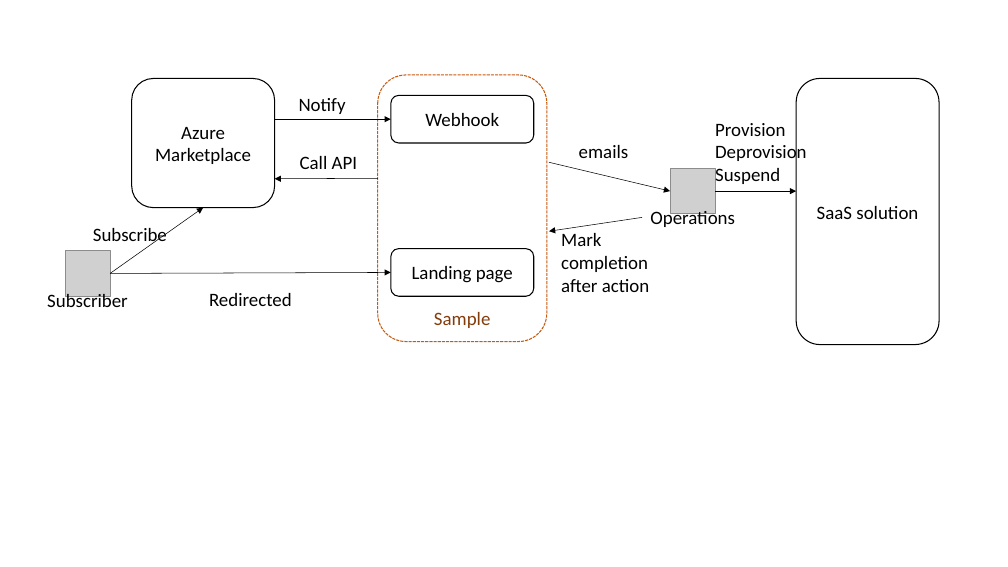
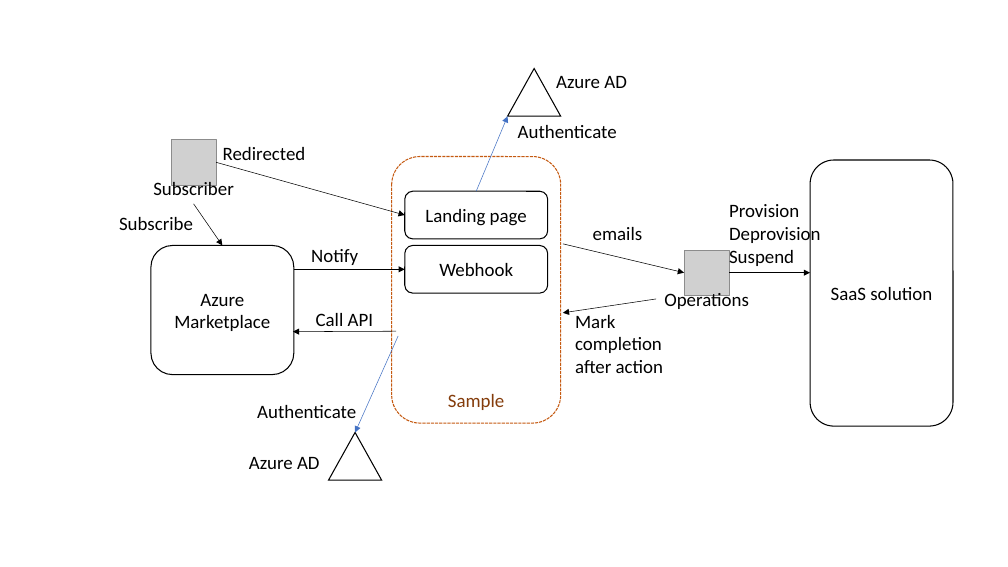
Before and after one commit to Ercenk/ContosoAMPBasic, a slide deck: slide 1 of Docs/figures.pptx. Drawn at 1008x567 pixels with LibreOffice and Linux fonts; fonts in the diff are those of the drawing; grey boxes stand for pictures. Boxes give left, top, right and bottom in pixels: in the first picture for what was removed or moved away, otherwise in the second. Text is boxed around its words. In the diff, an @@ line names an element or a change of style, - is before the commit and + after.

```diff
--- a/Docs/figures.pptx
+++ b/Docs/figures.pptx
@@ triangle added at (507, 69, 560, 116), outline #000000 1 pt @@
@@ text added at (556, 76, 627, 88), 18 pt, text #000000 @@
+Azure AD
@@ arrow added from (476, 191) to (507, 116), #4472C4 0.5 pt @@
@@ picture: place and size @@
-picture at (65, 251, 110, 296)
+picture at (171, 140, 216, 185)
@@ text "Redirected" rewrapped from (209, 293, 292, 306) to (223, 147, 306, 165) @@
@@ text added at (518, 125, 617, 138), 18 pt, text #000000 @@
+Authenticate
@@ text "Subscriber": place and size @@
-text "Subscriber" at (47, 291, 128, 307)
+text "Subscriber" at (153, 180, 234, 195)
@@ arrow moved from (110, 274) - (391, 272) to (216, 163) - (405, 215) @@
@@ text "Subscribe" rewrapped from (93, 228, 167, 247) to (119, 217, 193, 230) @@
@@ arrow moved from (110, 274) - (203, 208) to (194, 204) - (222, 246) @@
@@ rounded rectangle "Landing page": place and size @@
-rounded rectangle "Landing page" at (391, 249, 534, 296)
+rounded rectangle "Landing page" at (405, 191, 547, 239)
@@ rounded rectangle "Azure Marketplace": place and size @@
-rounded rectangle "Azure Marketplace" at (132, 79, 274, 208)
+rounded rectangle "Azure Marketplace" at (151, 246, 294, 375)
@@ arrow moved from (274, 119) - (391, 119) to (294, 269) - (405, 269) @@
@@ text "Notify": place and size @@
-text "Notify" at (299, 98, 346, 114)
+text "Notify" at (311, 249, 358, 265)
@@ rounded rectangle "Webhook": place and size @@
-rounded rectangle "Webhook" at (391, 95, 534, 143)
+rounded rectangle "Webhook" at (405, 246, 547, 293)
@@ 4 texts, 3 arrows, 2 rounded rectangles, 1 picture: place and size @@
-4 texts, 3 arrows, 2 rounded rectangles, 1 picture at (378, 75, 939, 345)
+4 texts, 3 arrows, 2 rounded rectangles, 1 picture at (392, 157, 954, 426)
@@ text "Call API" rewrapped from (300, 156, 357, 169) to (316, 313, 373, 332) @@
@@ arrow moved from (378, 178) - (274, 178) to (396, 331) - (293, 332) @@
@@ arrow added from (399, 336) to (355, 433), #4472C4 0.5 pt @@
@@ text added at (257, 405, 356, 418), 18 pt, text #000000 @@
+Authenticate
@@ triangle added at (329, 433, 382, 480), outline #000000 1 pt @@
@@ text added at (249, 457, 320, 469), 18 pt, text #000000 @@
+Azure AD
```
Also in this commit, not shown: 4 other files.
